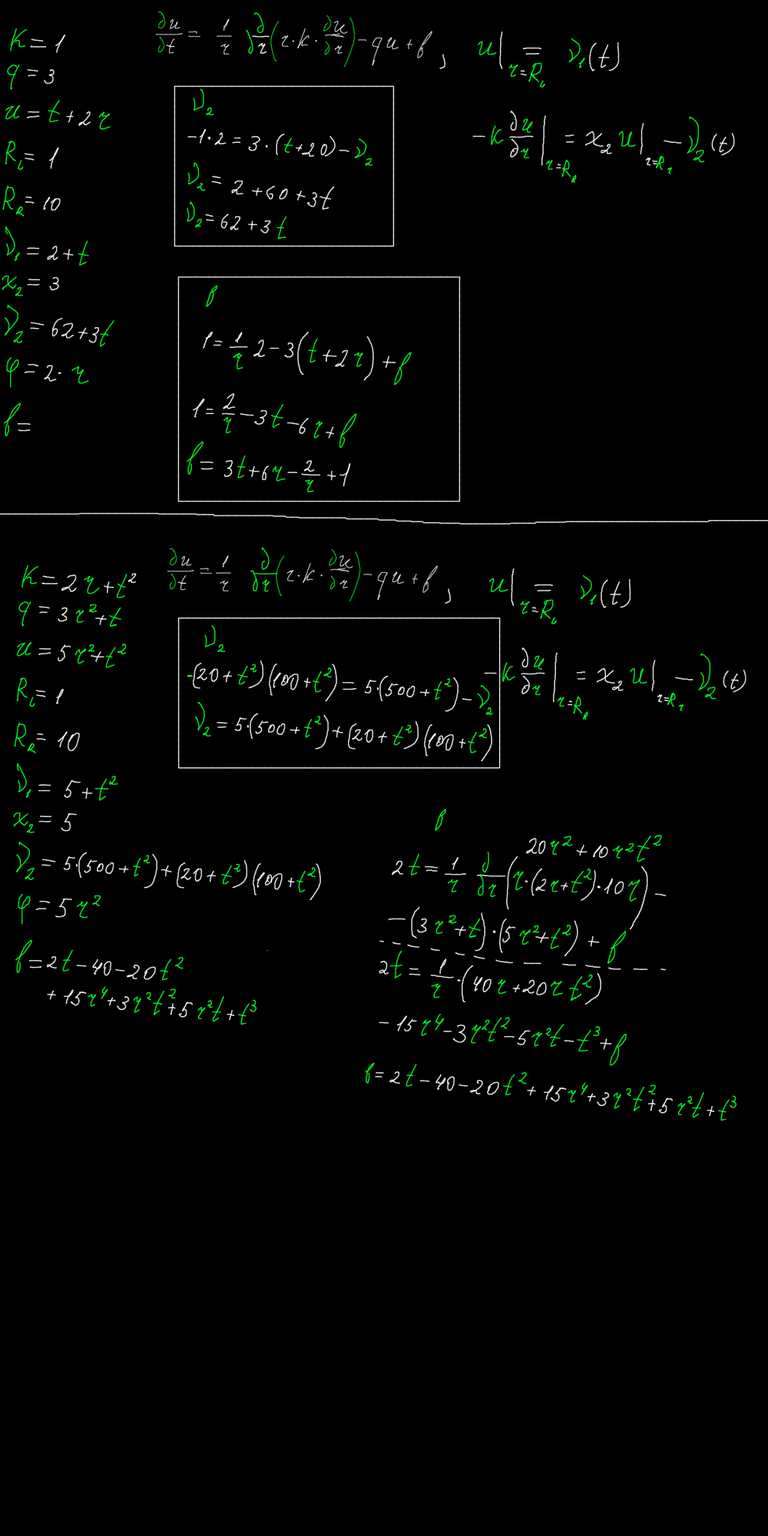
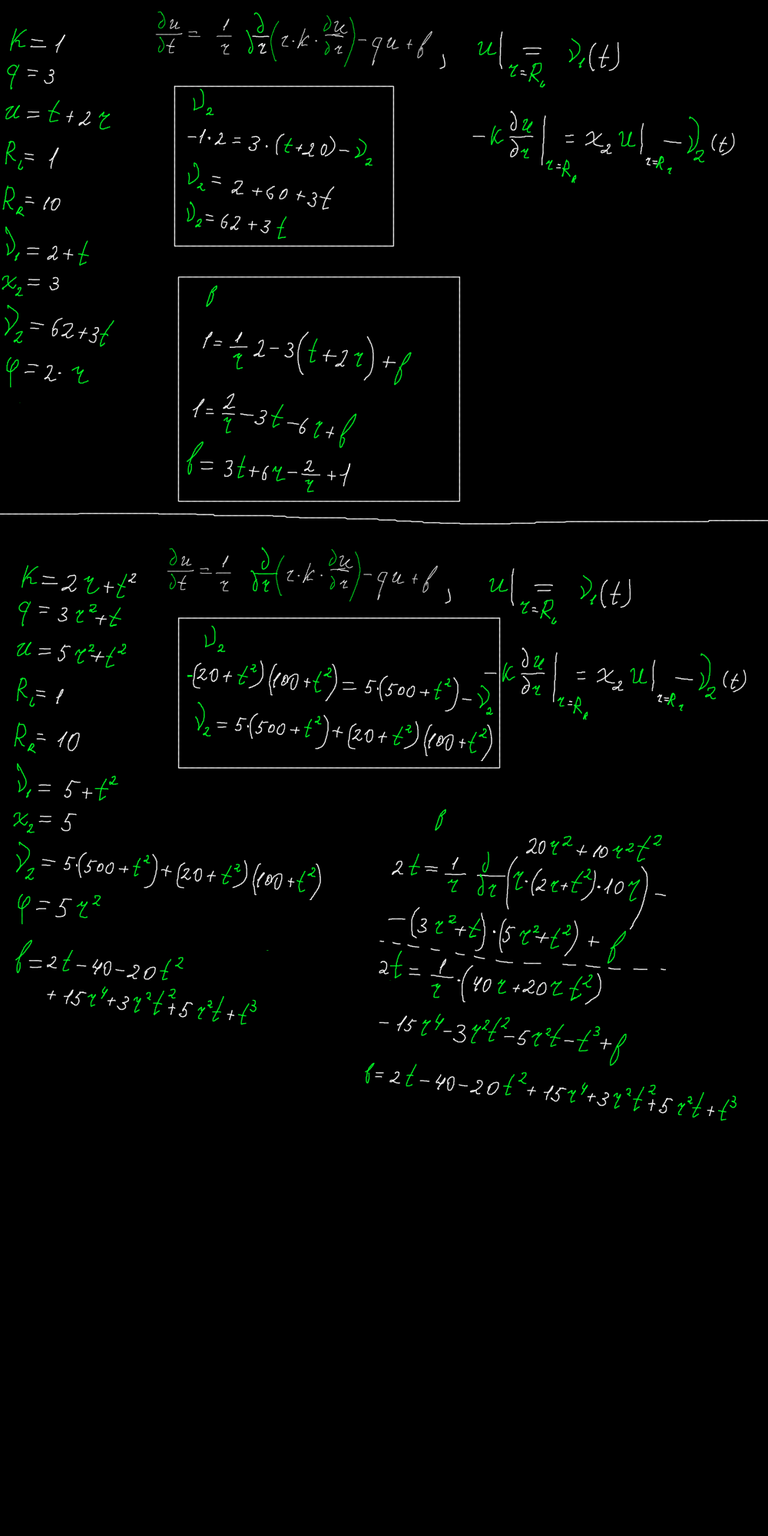
Before/after of a 768×1536 layered artwork. What changed in the layer stack:
painted on "Paint Layer 1" over [3, 403, 31, 437]
